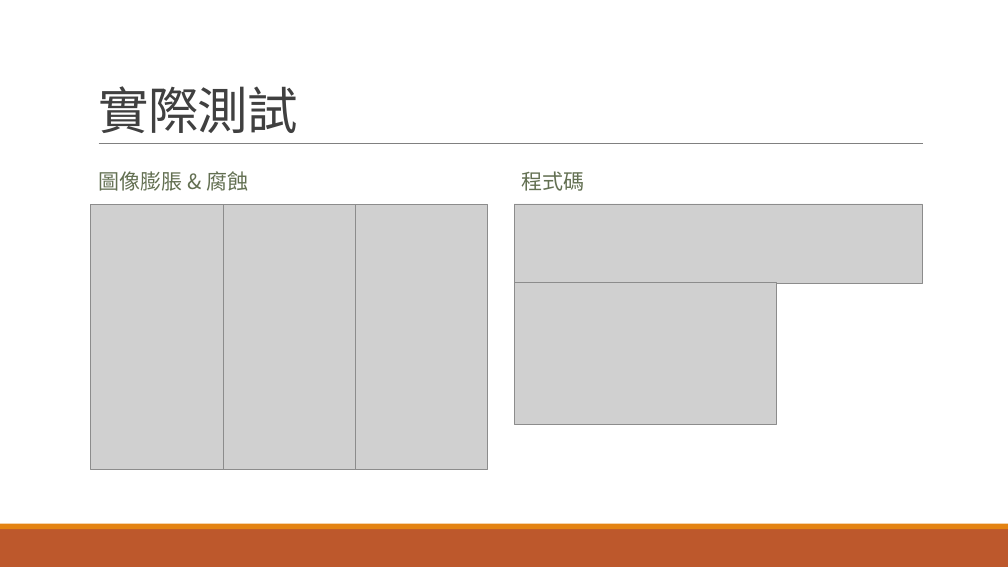
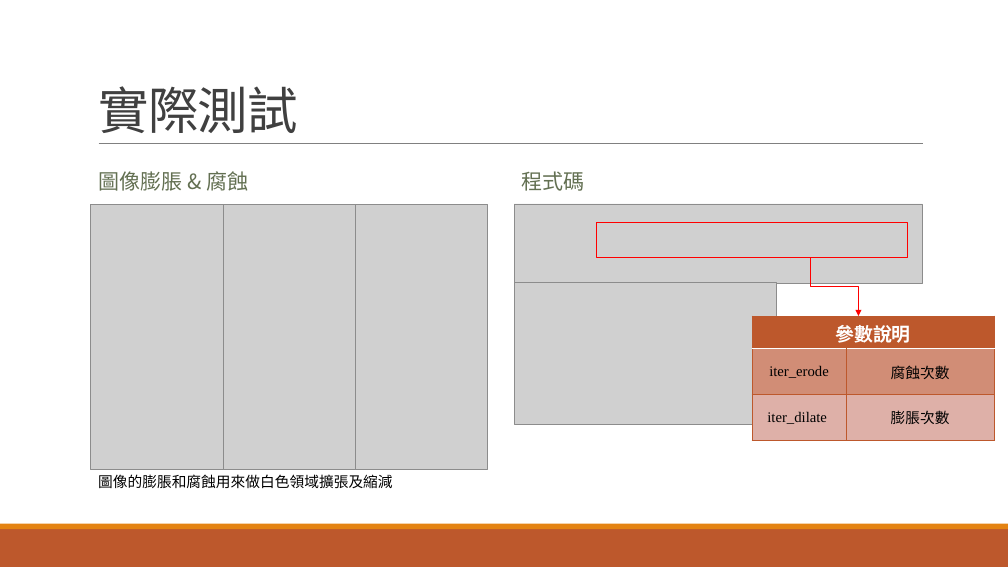
Before and after one commit to Sapphire0912/MyProgramming, a slide deck: slide 11 of Practice/圖片辨識/C108112102_何佳曄.pptx. Drawn at 1008x567 pixels with LibreOffice and Linux fonts; fonts in the diff are those of the drawing; grey boxes stand for pictures. Boxes give left, top, right and bottom in pixels: in the first picture for what was removed or moved away, otherwise in the second. Text is boxed around its words. In the diff, an @@ line names an element or a change of style, - is before the commit and + after.

```diff
--- a/Practice/圖片辨識/C108112102_何佳曄.pptx
+++ b/Practice/圖片辨識/C108112102_何佳曄.pptx
@@ rectangle added at (597,223,908,258), outline #FF0000 1.25 pt @@
@@ elbow arrow added from (811, 258) to (859, 316), #FF0000 1 pt @@
@@ table added at (752,316,995,440), 3 rows, 2 columns @@
+參數說明 | 
+iter_erode | 腐蝕次數
+iter_dilate | 膨脹次數
@@ text added at (98,474,392,488), 14 pt, text #000000 @@
+圖像的膨脹和腐蝕用來做白色領域擴張及縮減
```
Also in this commit, not shown: 8 other slides changed, 11 other files.
